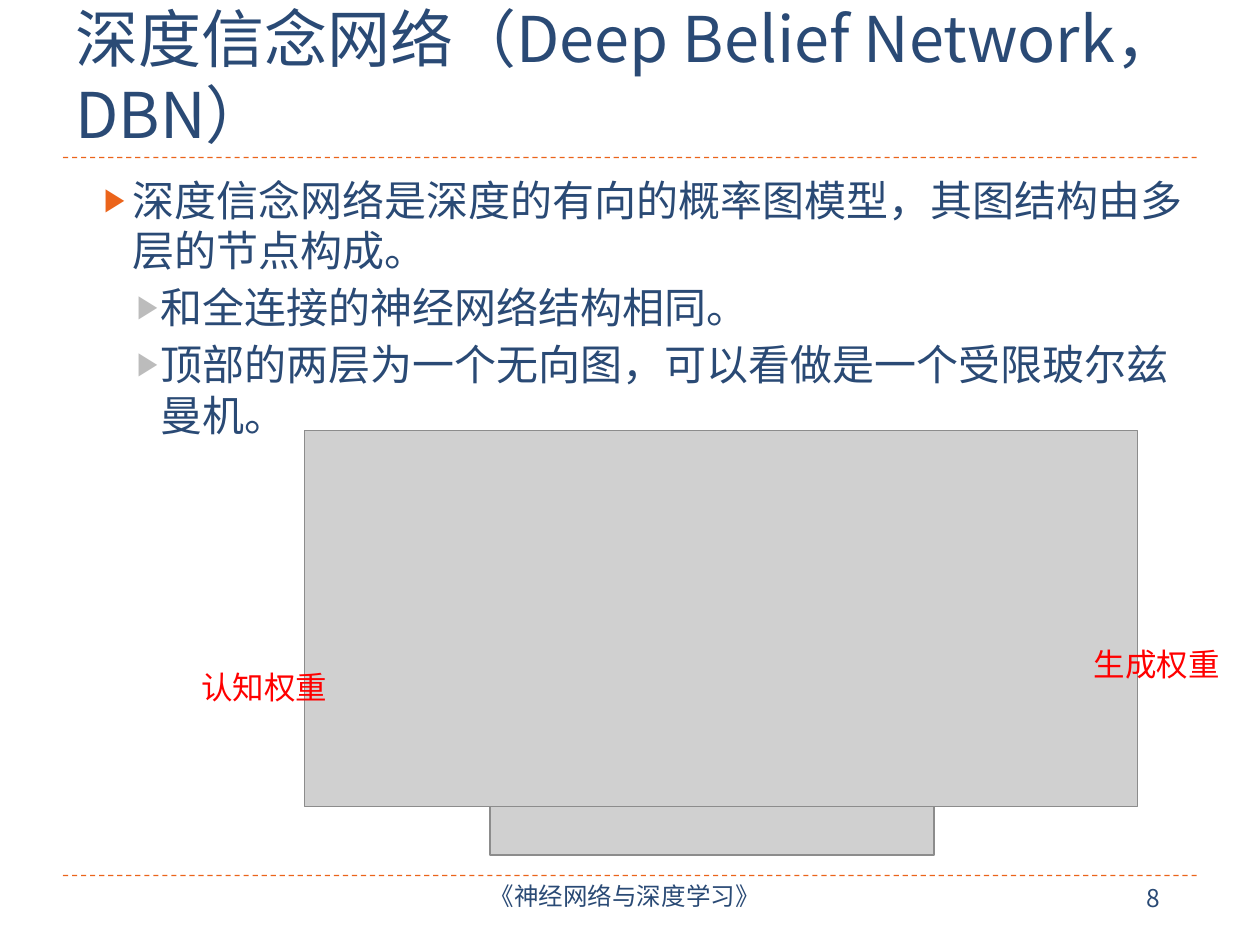
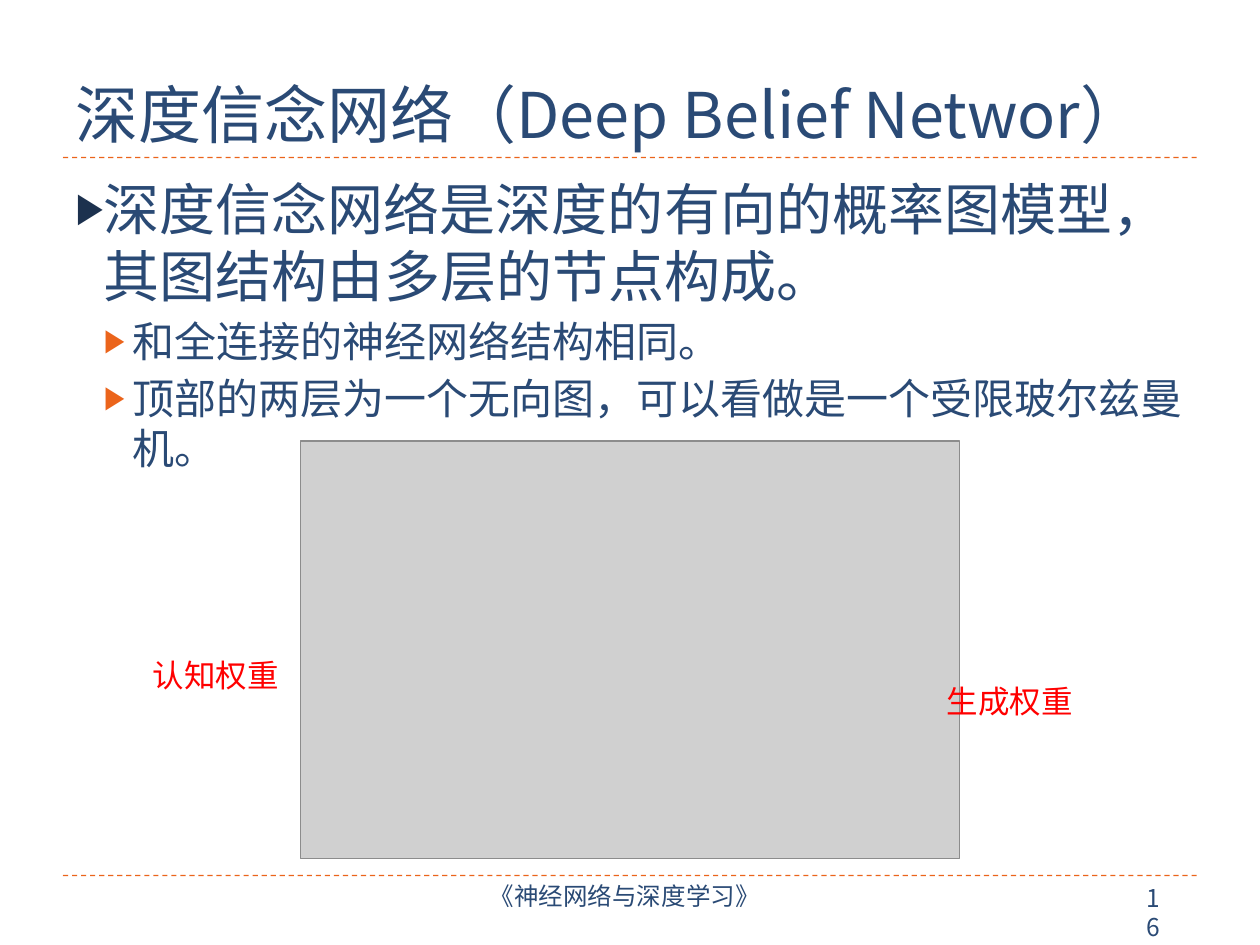
Before and after one commit to nndl/nndl.github.io, a slide deck: slide 16 of ppt/chap-深度信念网络.pptx (slide 8 before the commit). Drawn at 1260x945 pixels with LibreOffice and Linux fonts; fonts in the diff are those of the drawing; grey boxes stand for pictures. Boxes give left, top, right and bottom in pixels: in the first picture for what was removed or moved away, otherwise in the second. Text is boxed around its words. In the diff, an @@ line names an element or a change of style, - is before the commit and + after.

```diff
--- a/ppt/chap-深度信念网络.pptx
+++ b/ppt/chap-深度信念网络.pptx
@@ title at box(76, 84, 1143, 153): text changed @@
-深度信念网络（Deep Belief Network，DBN）
+深度信念网络（Deep Belief Networ）
@@ text "深度信念网络是深度的有向的概率图模型，其图结构由多层的节点构成。" at box(104, 182, 1182, 468): size 24 to 32 pt in "深度信念网络是深度的有向的概率图模型，其图结构由多层的节点构成。"; list level 2 to 1 in "深度信念网络是深度的有向的概率图模型，其图结构由多层的节点构成。"; bullet colour #EB641B to #1C314E; list level 3 to 2 in "和全连接的神经网络结构相同。"; bullet colour #BCBCBC to #EB641B; list level 3 to 2 in "顶部的两层为一个无向图，可以看做是一个受限玻尔兹曼机。" @@
@@ picture: place and size @@
-picture at box(305, 431, 1138, 806)
+picture at box(301, 441, 960, 859)
@@ text "认知权重" rewrapped from box(201, 667, 327, 708) to box(153, 660, 279, 690) @@
@@ text "生成权重": place and size @@
-text "生成权重" at box(1094, 643, 1220, 684)
+text "生成权重" at box(947, 681, 1073, 722)
@@ picture removed at box(490, 806, 934, 856) @@
@@ page number at box(1146, 889, 1160, 908): text changed @@
-8
+16
```
Also in this commit, not shown: 4 other slides changed, 11 slides added.
